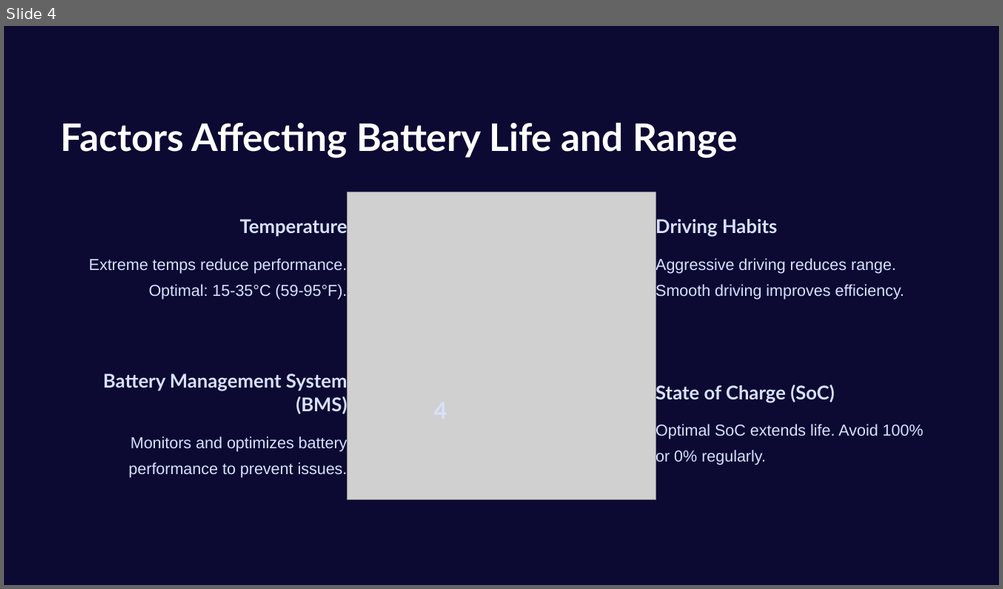
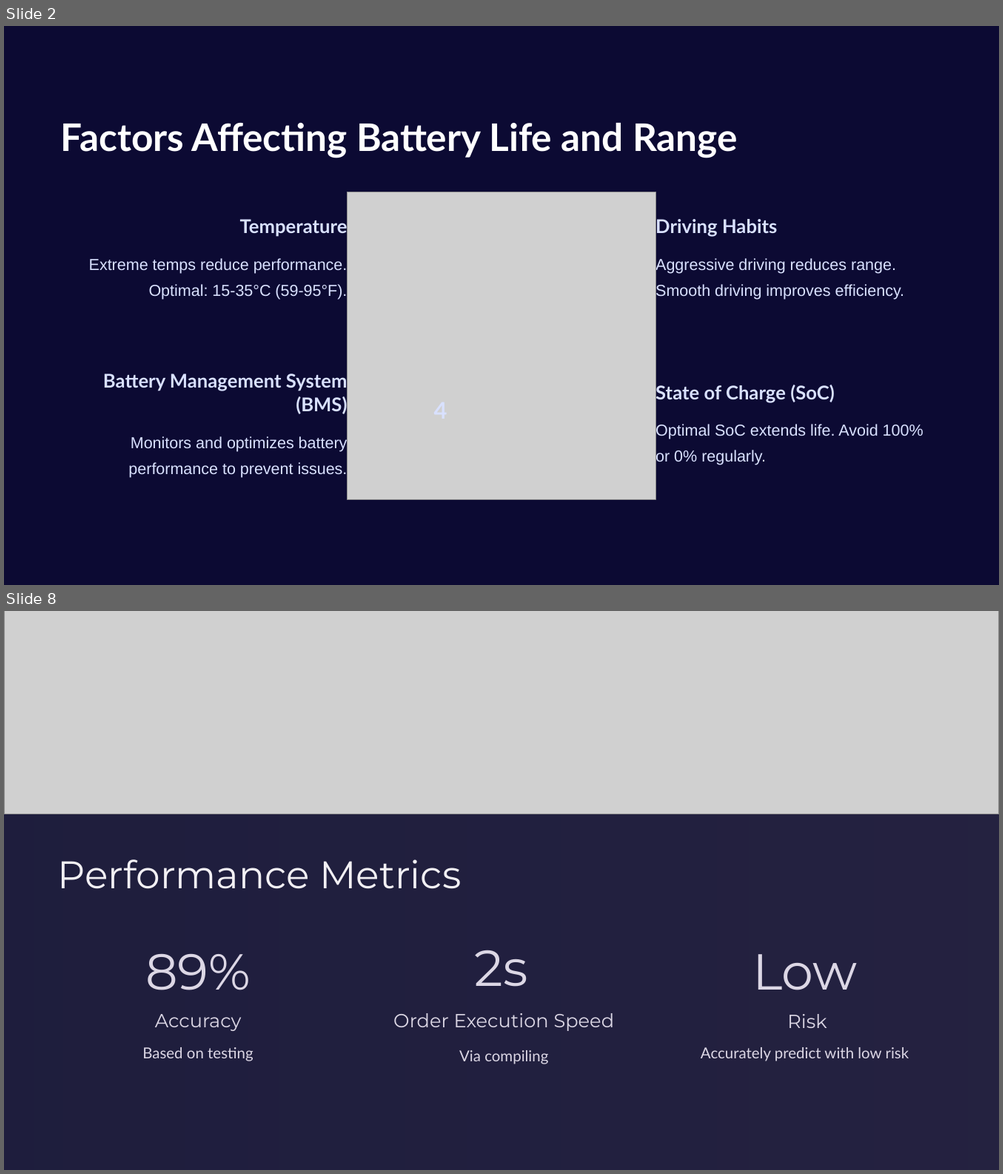
Before and after one commit to parvabarbhaya/EV_project, a slide deck: capstone_project_ppt.pptx. Shown one above the other, each under a label of ours: slide 4 before the commit, slides 2 and 8 after it; the slides between them are not shown. The pictures are 1003x589 and 1003x1174 pixels, drawn with LibreOffice and Linux fonts; fonts in the diff are those of the drawing; grey boxes stand for pictures; background and template pictures are left out. Boxes give left, top, right and bottom in pixels: in the first picture for what was removed or moved away, otherwise in the second. Text is boxed around its words. In the diff, an @@ line names an element or a change of style, - is before the commit and + after.

```diff
--- a/capstone_project_ppt.pptx
+++ b/capstone_project_ppt.pptx
@@ slide 8 added at [4, 611, 999, 1170], background picture (left out) @@
@@ freeform shape added at [4, 632, 999, 1170], fill #0D0A2C at 90% opacity @@
@@ picture added at [4, 611, 999, 803] @@
@@ picture added at [4, 611, 999, 815] @@
@@ text added at [58, 860, 461, 889], 37.1 pt, text #F2F0F4 @@
+Performance Metrics
@@ text added at [145, 954, 250, 991], 48.8 pt, text #DCD7E5 @@
+89%
@@ text added at [475, 950, 528, 987], 48.8 pt, text #DCD7E5 @@
+2s
@@ text added at [752, 954, 856, 991], 48.8 pt, text #DCD7E5 @@
+Low
@@ text added at [155, 1014, 242, 1031], 18.3 pt, text #DCD7E5 @@
+Accuracy
@@ text added at [393, 1014, 614, 1031], 18.3 pt, text #DCD7E5 @@
+Order Execution Speed
@@ text added at [787, 1014, 826, 1028], 18.3 pt, text #DCD7E5 @@
+Risk
@@ text added at [142, 1048, 253, 1062], 14.6 pt, text #DCD7E5 @@
+Based on testing
@@ text added at [459, 1051, 548, 1065], 14.6 pt, text #DCD7E5 @@
+Via compiling
@@ text added at [700, 1048, 909, 1062], 14.6 pt, text #DCD7E5 @@
+Accurately predict with low risk
@@ what was slide 4 is now slide 2 @@
```
Also in this commit, not shown: 2 slides changed, 6 other slides added, 27 slides removed.
